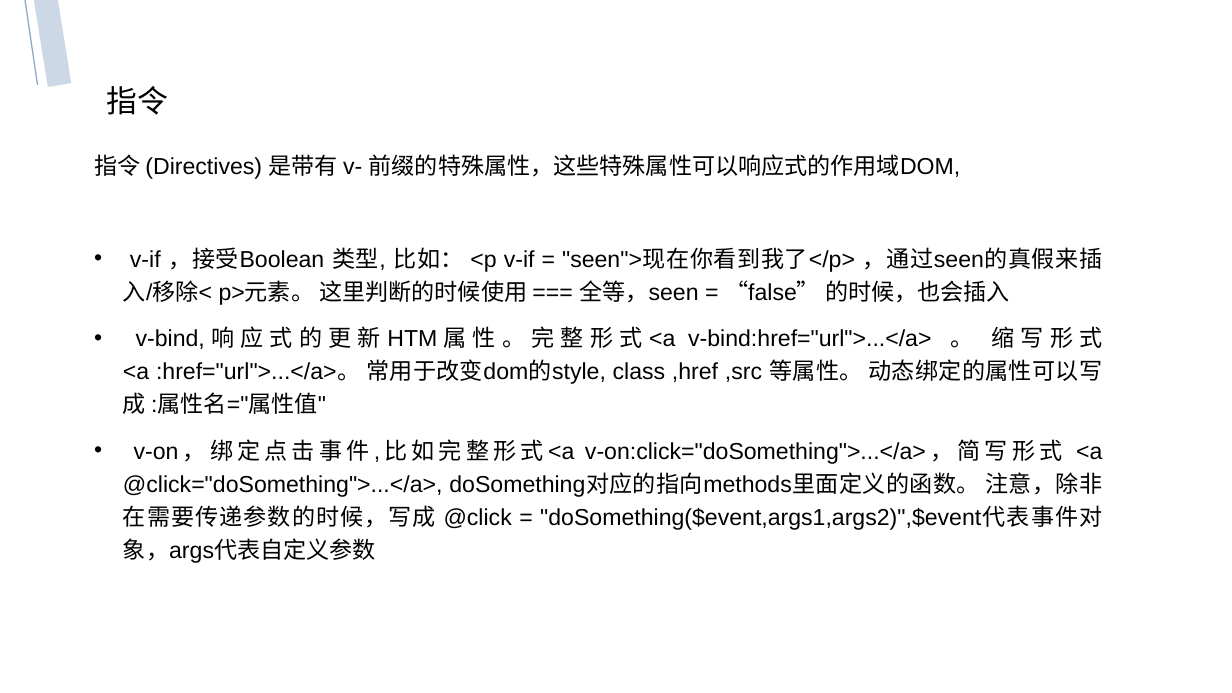
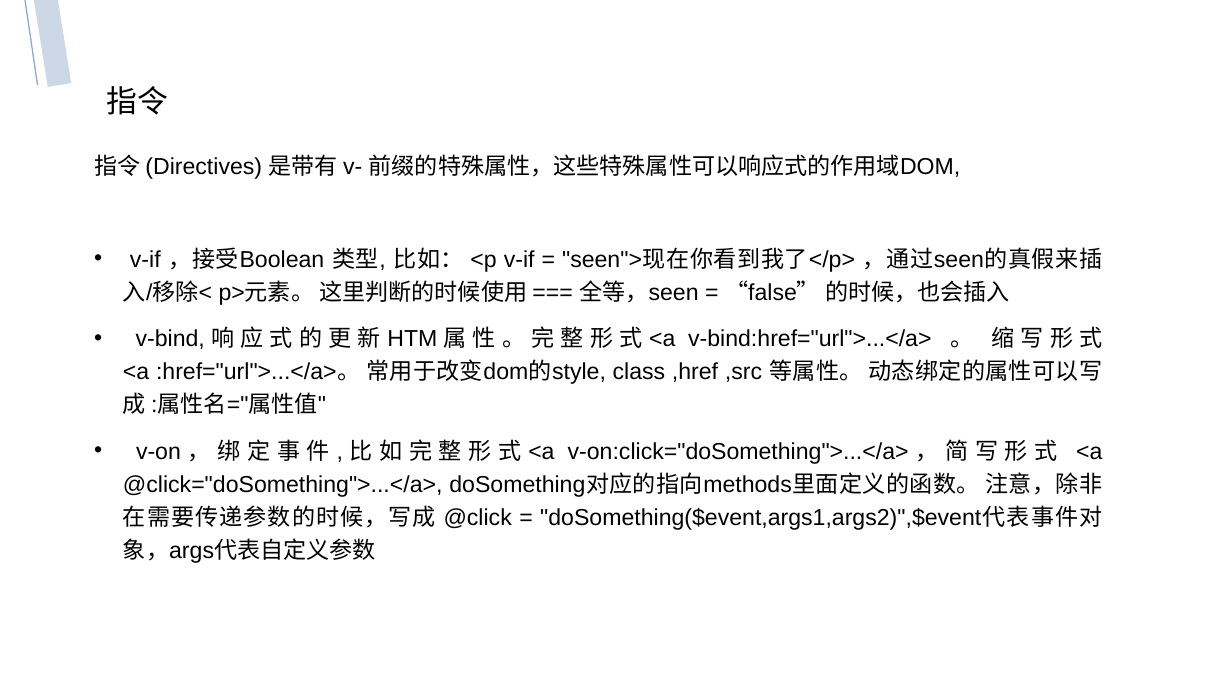
Before and after one commit to ZSI2017/Interchange, a slide deck: slide 7 of vue-简介.pptx. Drawn at 1232x693 pixels with LibreOffice and Linux fonts; fonts in the diff are those of the drawing. Boxes give left, top, right and bottom in pixels: in the first picture for what was removed or moved away, otherwise in the second. Text is boxed around its words. In the diff, an @@ line names an element or a change of style, - is before the commit and + after.

```diff
--- a/vue-简介.pptx
+++ b/vue-简介.pptx
@@ text at (123, 439, 1102, 563): text changed @@
-• v-on，绑定点击事件,比如完整形式<a v-on:click="doSomething">...</a>，简写形式 <a @click="doSomething">...</a>, doSomething对应的指向methods里面定义的函数。 注意，除非在需要传递参数的时候，写成 @click = "doSomething($event,args1,args2)",$event代表事件对象，args代表自定义参数
+• v-on，绑定事件,比如完整形式<a v-on:click="doSomething">...</a>，简写形式 <a @click="doSomething">...</a>, doSomething对应的指向methods里面定义的函数。 注意，除非在需要传递参数的时候，写成 @click = "doSomething($event,args1,args2)",$event代表事件对象，args代表自定义参数
```
Also in this commit, not shown: 11 other slides changed.
